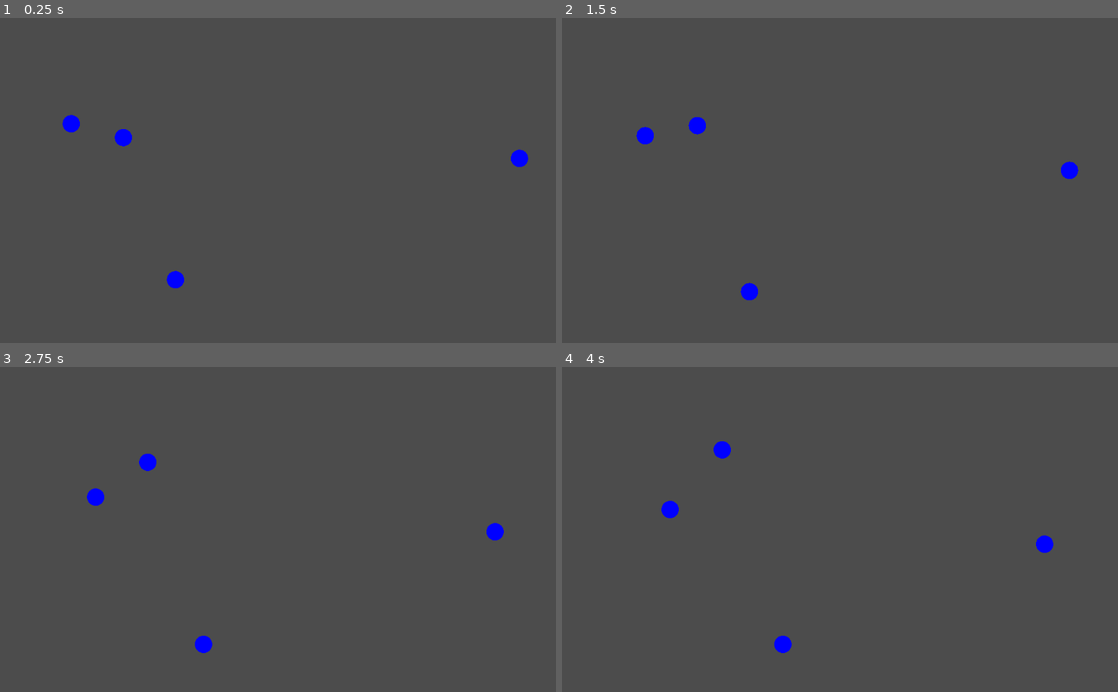
Above: before the commit, frames 1-4 (two rows, left to right).
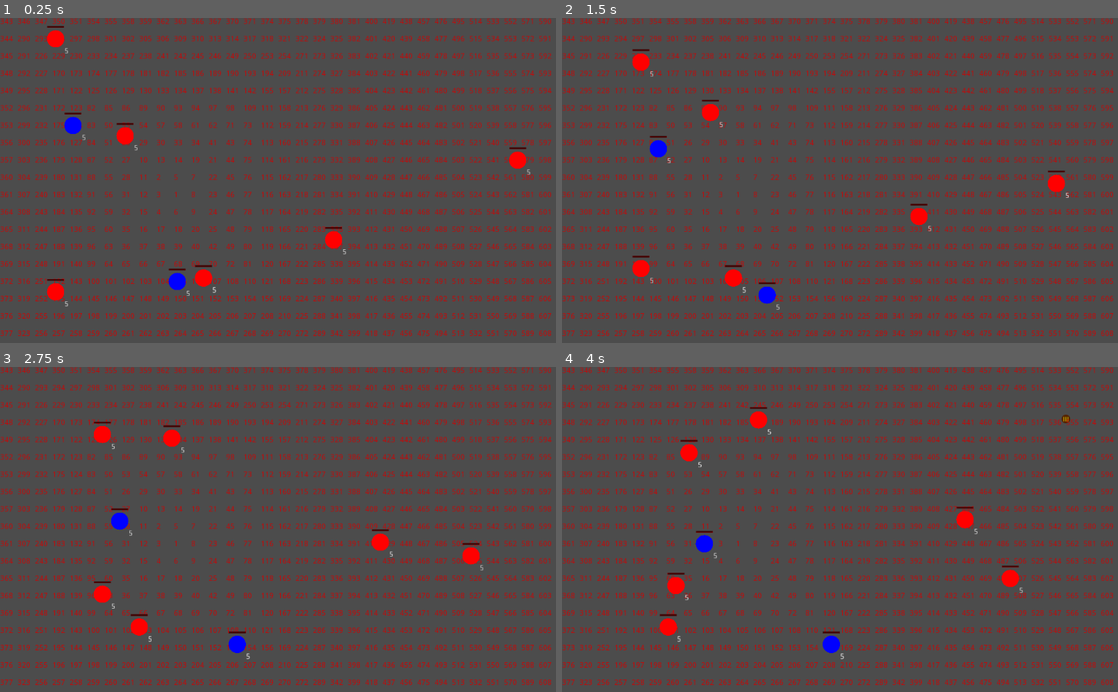
Above: after the commit, the same moments.

Repository: Nabiz/ZombieGameAI
Game: Godot game, scene res://Main.tscn
Two runs of this game, one before a commit and one after it. Both use one fixed random seed, a clock stepped at 60 frames per second and the inputs below. The engine's default icon, where the game draws it, is replaced by a stand-in: a white triangle on a blue panel in a dark square.
Inputs:
- Up to frame 1 (0.25 s): no input
- Up to frame 2 (1.5 s): no input
- Up to frame 3 (2.75 s): no input
- Up to frame 4 (4 s): no input

The runs differ from the first frame. In frame 1, 12% of the frame differs, in the area x 0-100%, y 0-98%; in frame 2, 12%; in frame 3, 12%; in frame 4, 13%.

Commit message:
add pickups

Diff:
--- a/BotShooter/Bot.gd
+++ b/BotShooter/Bot.gd
@@ -1,14 +1,16 @@
 extends Node2D
 
 var astar
-var health
-var ammo
+var health = 10
+var health_bar
+var ammo = 5
+var ammo_label
 
 var vertex = null
 var destination = null
 var destination_id = null
 
-var speed = 25
+var speed = 50
 var path = []
 var direction
 
@@ -16,6 +18,10 @@
 
 func _ready():
 	astar = MyAstar.new()
+	health_bar = $ProgressBar
+	health_bar.value = health
+	ammo_label = $Label
+	ammo_label.text = str(ammo)
 
 func initialize():
 	vertex = Utils.graph.vertices[randi() % len(Utils.graph.vertices)].id
@@ -25,9 +31,12 @@
 	if vertex == null:
 		initialize()
 	if destination:
-		if position.distance_to(destination) < 2:
-			position = destination
+		if position.distance_to(destination) < 4:
+			#position = destination
 			vertex = destination_id
+
+			check_pickup()
+
 			destination_id = null
 			destination = null
 		else:
@@ -48,6 +57,17 @@
 		path.push_front(v)
 		v = astar_result[v]
 
+func check_pickup():
+	var v = Utils.graph.get_vertex(vertex)
+	if v.info == "aid":
+		v.change_info("empty")
+		health = 10
+		health_bar.value = health
+	elif v.info == "bullet":
+		v.change_info("empty")
+		ammo = clamp(ammo+10, 0, 20)
+		ammo_label.text = str(ammo)
+
 func _draw():
 	if team == 0:
 		draw_circle(Vector2.ZERO, 16, Color.blue)
--- a/BotShooter/Bot.tscn
+++ b/BotShooter/Bot.tscn
@@ -4,3 +4,26 @@
 
 [node name="Bot" type="Node2D"]
 script = ExtResource( 1 )
+
+[node name="Label" type="Label" parent="."]
+margin_left = 16.0
+margin_top = 16.0
+margin_right = 24.0
+margin_bottom = 30.0
+text = "5"
+__meta__ = {
+"_edit_use_anchors_": false
+}
+
+[node name="ProgressBar" type="ProgressBar" parent="."]
+modulate = Color( 2, 0.1, 0.1, 1 )
+margin_left = -16.0
+margin_top = -24.0
+margin_right = 16.0
+margin_bottom = -20.0
+max_value = 10.0
+step = 1.0
+percent_visible = false
+__meta__ = {
+"_edit_use_anchors_": false
+}
--- a/BotShooter/Graph/Astar.gd
+++ b/BotShooter/Graph/Astar.gd
@@ -36,7 +36,7 @@
 	return previous
 
 func get_id_of_smallest_dist_in_queue(queue, distance, heuristic):
-	var min_dist = 999999
+	var min_dist = 9999999
 	var min_id = null
 	for id in queue:
 		var dist = distance[id] + heuristic[id]
--- a/BotShooter/Graph/Edge.gd
+++ b/BotShooter/Graph/Edge.gd
@@ -9,9 +9,9 @@
 	var end = Utils.graph.get_vertex(id_to).position
 	cost = (end-start).length()
 
-func _draw():
-	var start = Utils.graph.get_vertex(id_from).position
-	var end = Utils.graph.get_vertex(id_to).position
-	var vector = (end - start).normalized()
-	draw_line(start, end, Color.green, 1)
-	draw_circle(end - 5*vector, 2, Color.green)
+#func _draw():
+#	var start = Utils.graph.get_vertex(id_from).position
+#	var end = Utils.graph.get_vertex(id_to).position
+#	var vector = (end - start).normalized()
+#	draw_line(start, end, Color.green, 1)
+#	draw_circle(end - 5*vector, 2, Color.green)
--- a/BotShooter/Graph/Graph.tscn
+++ b/BotShooter/Graph/Graph.tscn
@@ -4,7 +4,6 @@
 [ext_resource path="res://Graph/Graph.gd" type="Script" id=2]
 
 [node name="Graph" type="Node2D"]
-visible = false
 script = ExtResource( 2 )
 
 [node name="Vertex" parent="." instance=ExtResource( 1 )]
--- a/BotShooter/Graph/Vertex.gd
+++ b/BotShooter/Graph/Vertex.gd
@@ -4,9 +4,21 @@
 var vertex_scene = load("res://Graph/Vertex.tscn")
 var graph
 
+var info = "empty"
+
 func _ready():
 	graph = get_parent()
 	$Label.text = str(id)
+
+func change_info(new_info):
+	info = new_info
+	if info == "aid":
+		$AidSprite.visible = true
+	elif info == "bullet":
+		$BulletSprite.visible = true
+	else:
+		$AidSprite.visible = false
+		$BulletSprite.visible = false
 
 func create_neighbors():
 	var neighbors = []
--- a/BotShooter/Graph/Vertex.tscn
+++ b/BotShooter/Graph/Vertex.tscn
@@ -1,7 +1,8 @@
-[gd_scene load_steps=4 format=2]
+[gd_scene load_steps=5 format=2]
 
-[ext_resource path="res://icon.png" type="Texture" id=1]
+[ext_resource path="res://Assets/ammo.png" type="Texture" id=1]
 [ext_resource path="res://Graph/Vertex.gd" type="Script" id=2]
+[ext_resource path="res://Assets/aid.png" type="Texture" id=3]
 
 [sub_resource type="CircleShape2D" id=1]
 radius = 16.0
@@ -9,8 +10,14 @@
 [node name="Vertex" type="Area2D"]
 script = ExtResource( 2 )
 
-[node name="Sprite" type="Sprite" parent="."]
-scale = Vector2( 0.25, 0.25 )
+[node name="AidSprite" type="Sprite" parent="."]
+visible = false
+scale = Vector2( 0.5, 0.5 )
+texture = ExtResource( 3 )
+
+[node name="BulletSprite" type="Sprite" parent="."]
+visible = false
+scale = Vector2( 0.5, 0.5 )
 texture = ExtResource( 1 )
 
 [node name="Label" type="Label" parent="."]
--- a/BotShooter/Main.gd
+++ b/BotShooter/Main.gd
@@ -5,3 +5,15 @@
 var flag = true
 var source = 1
 var target = 1
+
+func _ready():
+	randomize()
+
+func _on_AidTimer_timeout():
+	var v = Utils.graph.vertices[randi() % len(Utils.graph.vertices)]
+	if v.info == "empty":
+		if randi() % 2 == 0:
+			v.change_info("aid")
+		else:
+			v.change_info("bullet")
+	$AidTimer.start(4)
--- a/BotShooter/Main.tscn
+++ b/BotShooter/Main.tscn
@@ -57,5 +57,25 @@
 [node name="Bot2" parent="." instance=ExtResource( 3 )]
 
 [node name="Bot3" parent="." instance=ExtResource( 3 )]
+team = 1
 
 [node name="Bot4" parent="." instance=ExtResource( 3 )]
+team = 1
+
+[node name="Bot5" parent="." instance=ExtResource( 3 )]
+team = 1
+
+[node name="Bot6" parent="." instance=ExtResource( 3 )]
+team = 1
+
+[node name="Bot7" parent="." instance=ExtResource( 3 )]
+team = 1
+
+[node name="Bot8" parent="." instance=ExtResource( 3 )]
+team = 1
+
+[node name="AidTimer" type="Timer" parent="."]
+wait_time = 4.0
+autostart = true
+
+[connection signal="timeout" from="AidTimer" to="." method="_on_AidTimer_timeout"]
Binary file added: BotShooter/Assets/aid.png
Not shown, added: BotShooter/Assets/aid.png.import
Binary file added: BotShooter/Assets/ammo.png
Not shown, added: BotShooter/Assets/ammo.png.import
